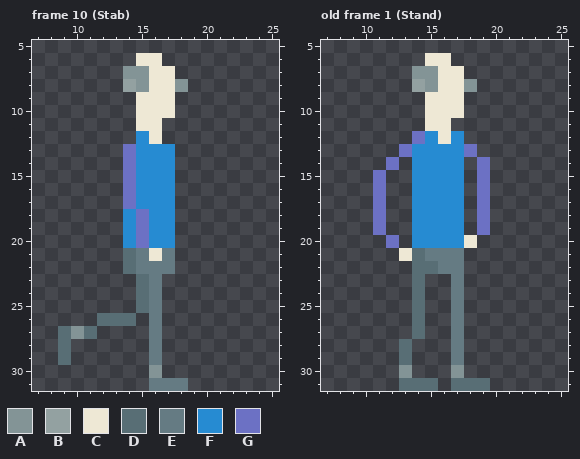
Two states of a pixel-art file, Man/Man.aseprite. Above: the version before the commit.
32x32 pixels, 10 frames. Shown: frame 10 (Stab): x 7..25, y 5..31; old frame 1 (Stand): x 7..25, y 5..31. The commit also changed other frames, which this record leaves out.
Visible layers, top first: "Head", "Body/FrontArm", "Body/Torso", "Body/BackArm", "Legs/FrontLeg", "Legs/BackLeg".
Palette (. is transparent): A #839496  B #93a1a1  C #eee8d5  D #586e75  E #657b83  F #268bd2  G #6c71c4
Pixels before, frame 10 (Stab), first column x 9:
 6 ......CC..
 7 .....AACC.
 8 .....BACCA
 9 ......CCC.
10 ......CCC.
11 ......CC..
12 ......FC..
13 .....GFFF.
14 .....GFFF.
15 .....GFFF.
16 .....GFFF.
17 .....GFFF.
18 .....FGFF.
19 .....FGFF.
20 .....FGFF.
21 .....DECE.
22 .....DEEE.
23 ......DE..
24 ......DE..
25 ......DE..
26 ...DDD.E..
27 DAD....E..
28 D......E..
29 D......E..
30 .......A..
31 .......EEE
Pixels before, old frame 1 (Stand), first column x 11:
 6 ....CC...
 7 ...AACC..
 8 ...BACCA.
 9 ....CCC..
10 ....CCC..
11 ....CC...
12 ...GFCF..
13 ..GFFFFG.
14 .G.FFFF.G
15 G..FFFF.G
16 G..FFFF.G
17 G..FFFF.G
18 G..FFFF.G
19 G..FFFF.G
20 .G.FFFFC.
21 ..CDEEE..
22 ...DDEE..
23 ...D..E..
24 ...D..E..
25 ...D..E..
26 ...D..E..
27 ...D..E..
28 ..D...E..
29 ..D...E..
30 ..A...A..
31 ..DDD.DDD
And afterwards:
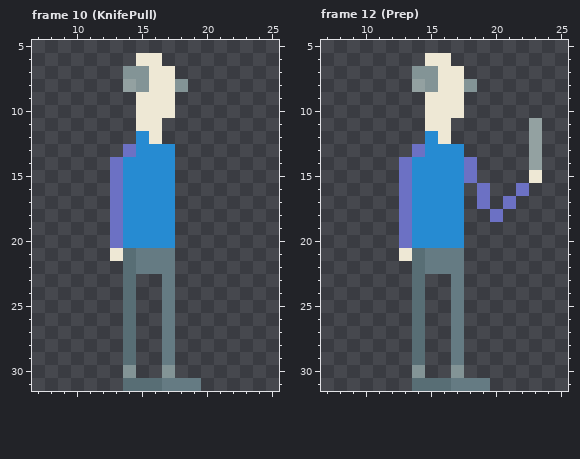
A new or re-ordered frame is compared with the old frame closest to it.
Message: Still working on stab animation
From old to new:
frames 10 -> 16
Changed rows in their new state; - is an unchanged pixel.
Frame 10 (KnifePull), layers "Body/FrontArm", "Legs/FrontLeg", "Legs/BackLeg":
first column x 9:
14 ----GF-----
15 ----GF-----
16 ----GF-----
17 ----GF-----
18 ----G-F----
19 ----G-F----
20 ----G-F----
21 ----C--E---
23 -----D..E--
24 -----D..E--
25 -----D..E--
26 ---..--.E--
27 ...--D-.E--
28 .----D-.E--
29 .----D-.E--
30 -----A-.A--
31 -----DDD--E
Frame 12 (Prep) is new; against old frame 1 (Stand):
first column x 11:
11 ------------B
12 ---.--.-----B
13 --.G---.----B
14 -.G----G.---B
15 .-G----G.---C
16 .-G--------G-
17 .-G-------G--
18 .-G-----.G---
19 .-G-----.----
20 -.G----.-----
22 ----E--------
first column x 13:
28 .D-----
29 .D-----
30 .A-----
31 .--DEEE
Pixel boxes of the changes (left, top, right, bottom) in both pictures:
changed: (58, 157, 201, 391)
changed: (373, 118, 542, 274)
changed: (399, 339, 490, 391)
